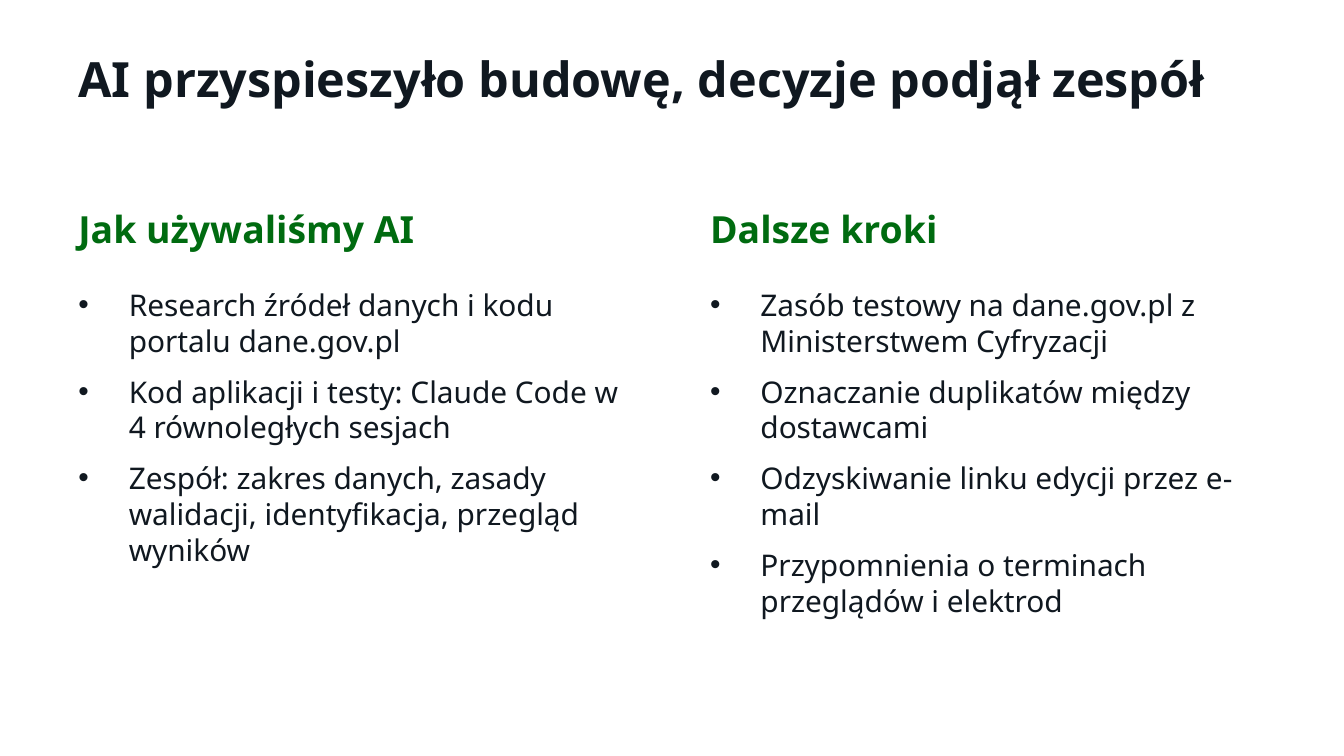
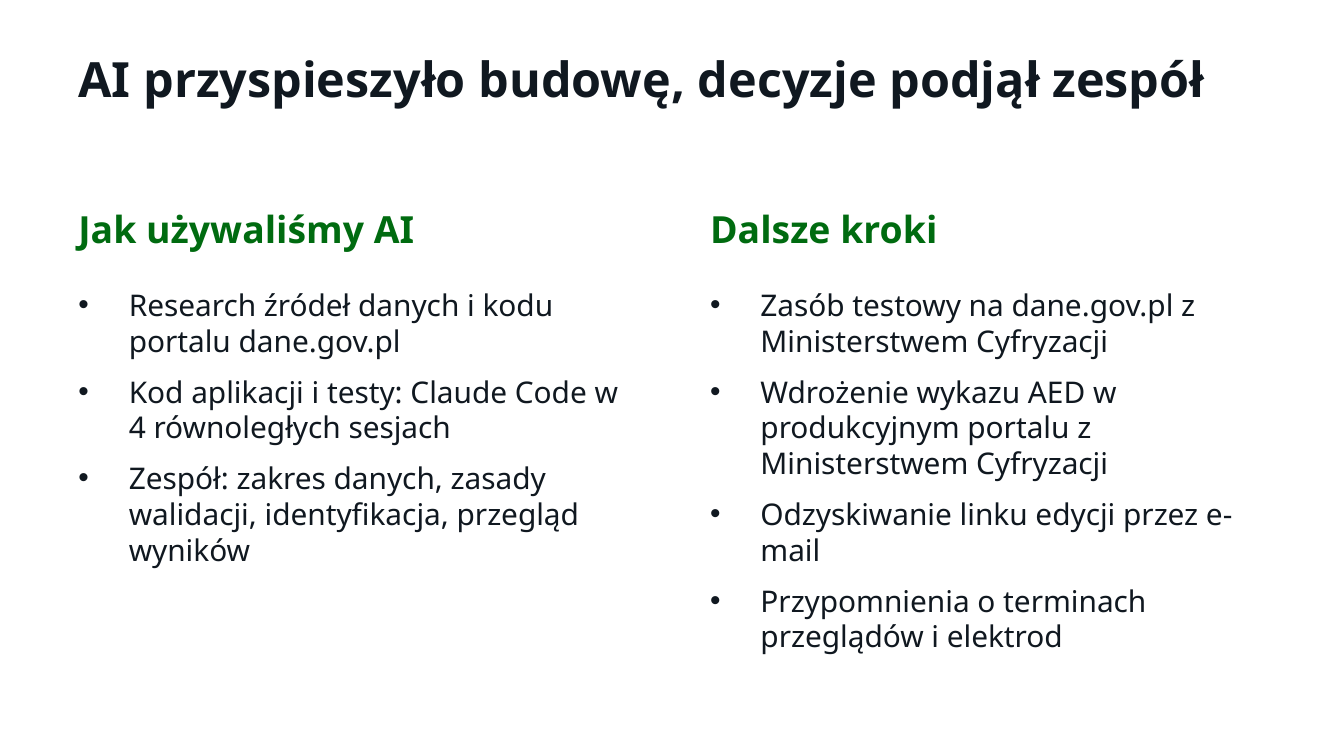
Before and after one commit to LastMinuteGameStudio/hacknation, a slide deck: slide 17 of prezentacja/AEDane – Misja AED (HackNation 2026).pptx (slide 15 before the commit). Drawn at 1344x756 pixels with LibreOffice and Linux fonts; fonts in the diff are those of the drawing. Boxes give left, top, right and bottom in pixels: in the first picture for what was removed or moved away, otherwise in the second. Text is boxed around its words. In the diff, an @@ line names an element or a change of style, - is before the commit and + after.

```diff
--- a/prezentacja/AEDane – Misja AED (HackNation 2026).pptx
+++ b/prezentacja/AEDane – Misja AED (HackNation 2026).pptx
@@ text at <box>760,380,1116,481</box>: text changed @@
-• Oznaczanie duplikatów między dostawcami
+• Wdrożenie wykazu AED w produkcyjnym portalu z Ministerstwem Cyfryzacji
```
Also in this commit, not shown: 3 other slides changed, 2 slides added.
